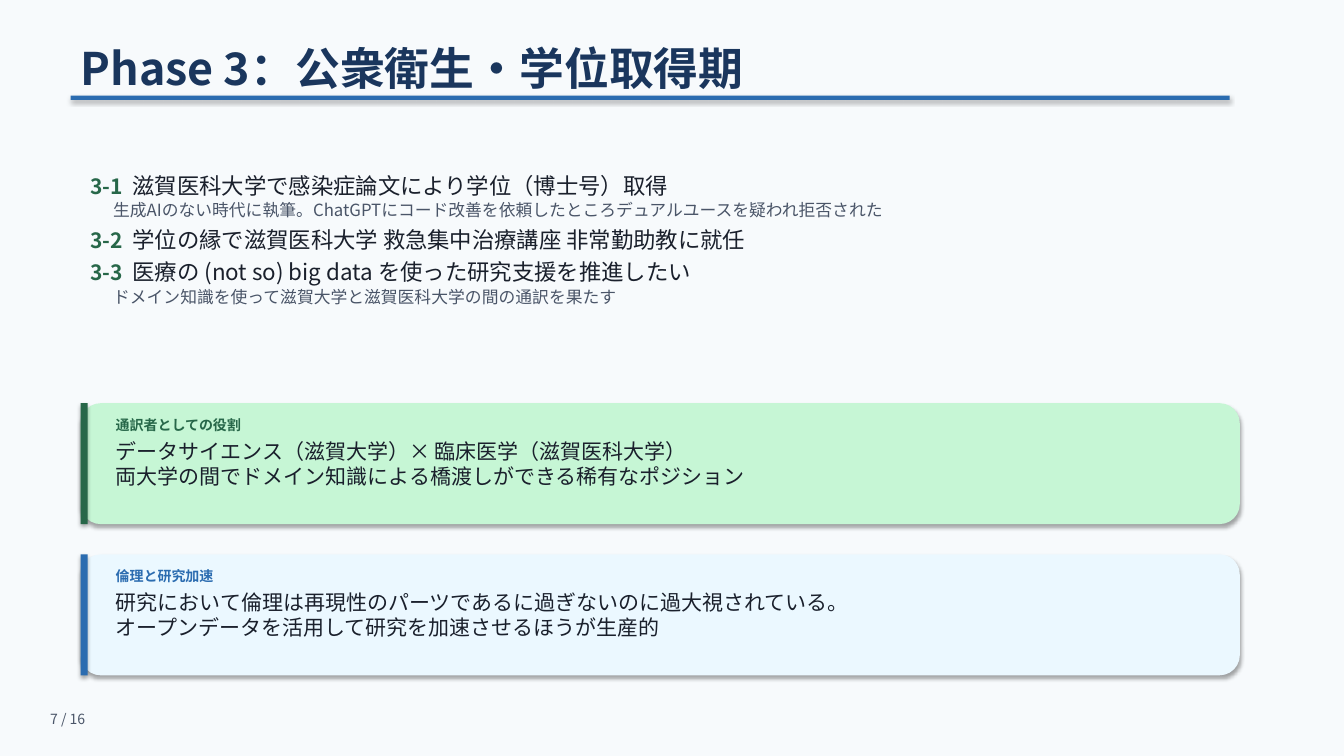
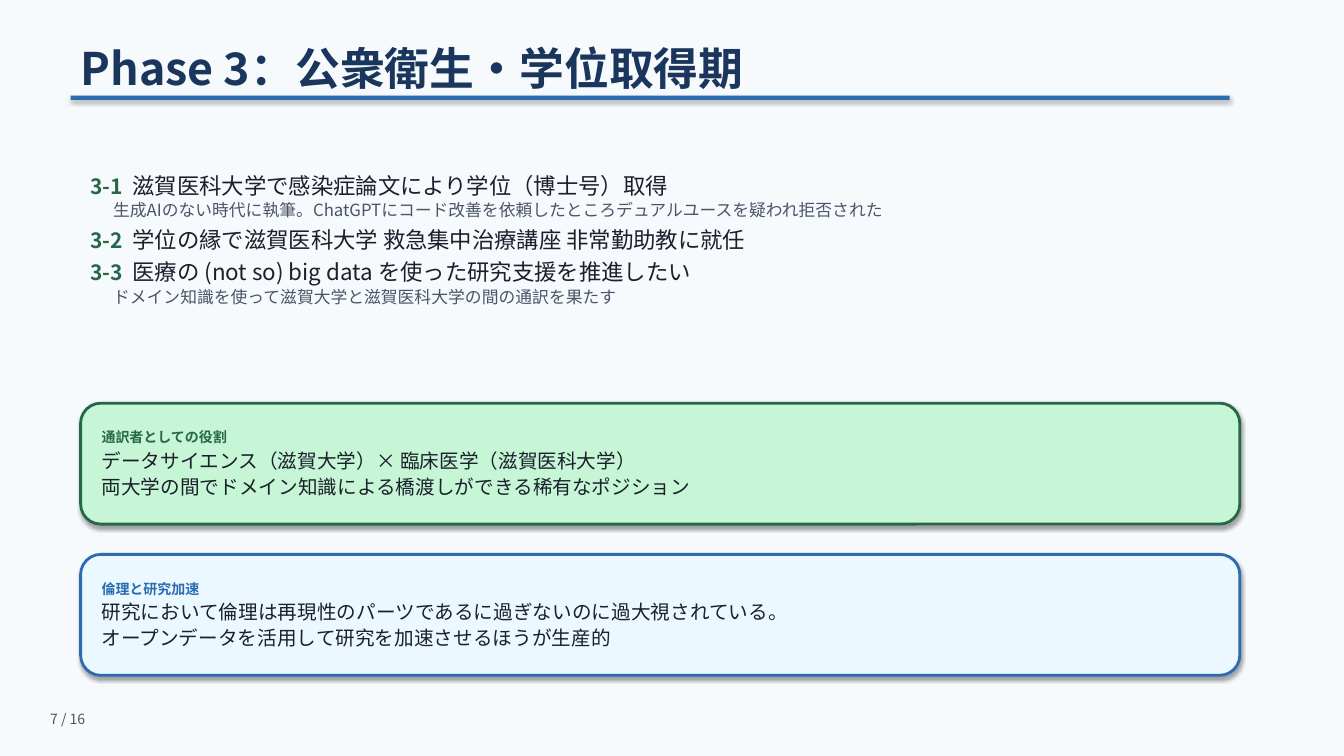
Before and after one commit to bougtoir/kotha-rct-decomposition, a slide deck: slide 7 of meeting-slides/meeting_slides.pptx. Drawn at 1344x756 pixels with LibreOffice and Linux fonts; fonts in the diff are those of the drawing. Boxes give left, top, right and bottom in pixels: in the first picture for what was removed or moved away, otherwise in the second. Text is boxed around its words. In the diff, an @@ line names an element or a change of style, - is before the commit and + after.

```diff
--- a/meeting-slides/meeting_slides.pptx
+++ b/meeting-slides/meeting_slides.pptx
@@ rounded rectangle "通訳者としての役割" at [81,403,1240,524]: outline none to #276749 2 pt @@
@@ rectangle removed at [81,403,88,524] @@
@@ text removed at [116,418,241,432] @@
-通訳者としての役割
@@ text in rounded rectangle at [102,430,691,496]: text added @@
+通訳者としての役割
+データサイエンス（滋賀大学）× 臨床医学（滋賀医科大学）
+両大学の間でドメイン知識による橋渡しができる稀有なポジション
@@ text removed at [116,441,745,486] @@
-データサイエンス（滋賀大学）× 臨床医学（滋賀医科大学）
-両大学の間でドメイン知識による橋渡しができる稀有なポジション
@@ rounded rectangle "倫理と研究加速": place and size @@
-rounded rectangle "倫理と研究加速" at [116,592,849,637]
+rounded rectangle "倫理と研究加速" at [81,555,1240,676]
@@ rounded rectangle "倫理と研究加速" at [81,555,1240,676]: vertical alignment top to middle; fill none to #EBF8FF; outline none to #2B6CB0 2 pt; shadow on @@
@@ rounded rectangle removed at [81,555,1240,676] @@
@@ rectangle removed at [81,555,88,676] @@
@@ text removed at [116,569,214,582] @@
-倫理と研究加速
@@ text in rounded rectangle at [102,582,200,595]: paragraph added @@
+倫理と研究加速
@@ text in rounded rectangle at [102,602,788,647]: size 15 to 14 pt in "研究において倫理は再現性のパーツであるに過ぎないのに過大視されている。 オープンデータを活用して研究を加速させるほうが生 ..."; more space between paragraphs @@
```
Also in this commit, not shown: 10 other slides changed, 1 other file.
